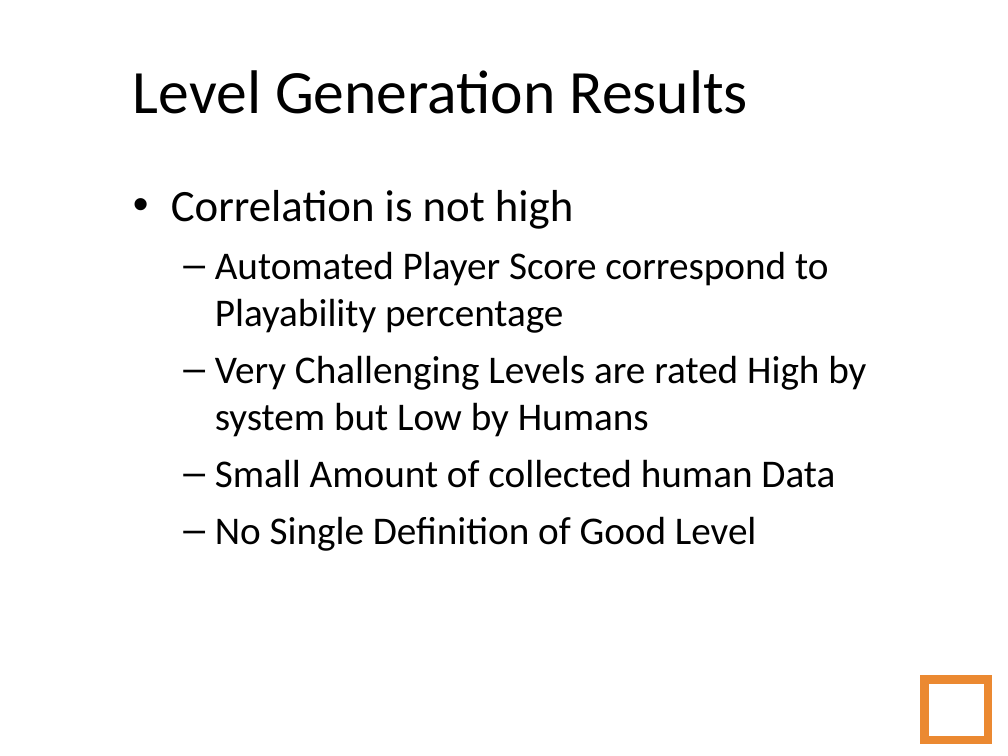
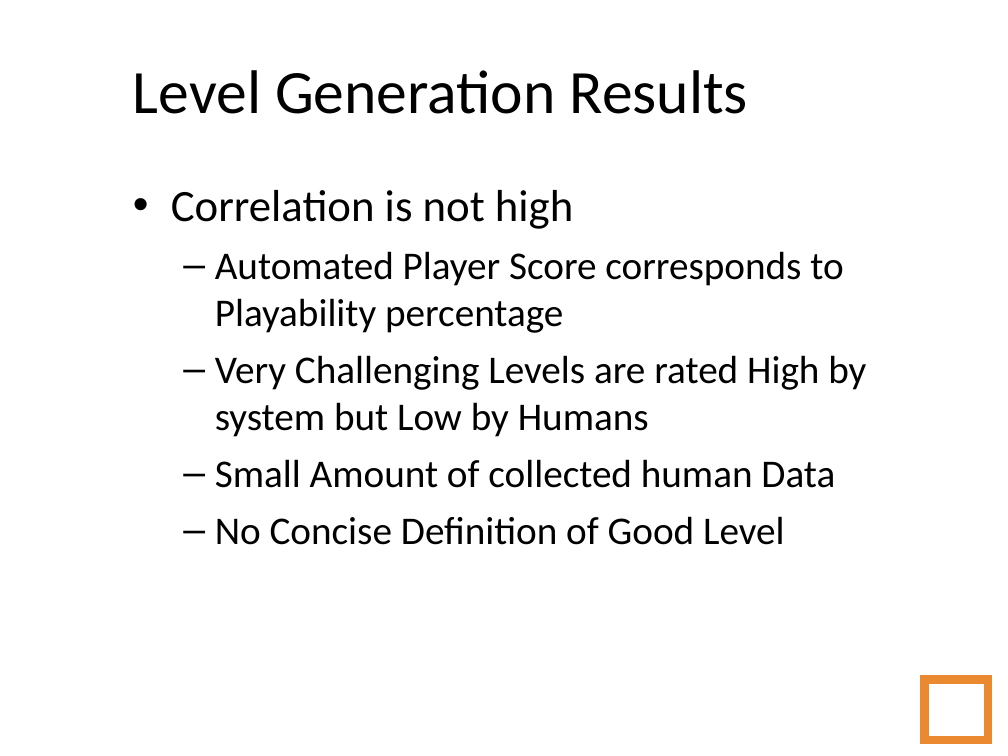
Before and after one commit to amidos2006/Automatic-Game-Script-Generation, a slide deck: slide 73 of Presentation/Automatic Game Script Generation.ppt (slide 69 before the commit). Drawn at 1008x756 pixels with LibreOffice and Linux fonts; fonts in the diff are those of the drawing; background and template pictures are left out. Boxes give left, top, right and bottom in pixels: in the first picture for what was removed or moved away, otherwise in the second. Text is boxed around its words. In the diff, an @@ line names an element or a change of style, - is before the commit and + after.

```diff
--- a/Presentation/Automatic Game Script Generation.ppt
+++ b/Presentation/Automatic Game Script Generation.ppt
@@ text at box(215, 251, 843, 333): text changed @@
-  – Automated Player Score correspond to Playability percentage
+  – Automated Player Score corresponds to Playability percentage
@@ text at box(215, 516, 784, 545): text changed @@
-  – No Single Definition of Good Level
+  – No Concise Definition of Good Level
```
Also in this commit, not shown: 28 other slides changed, 7 slides added.
